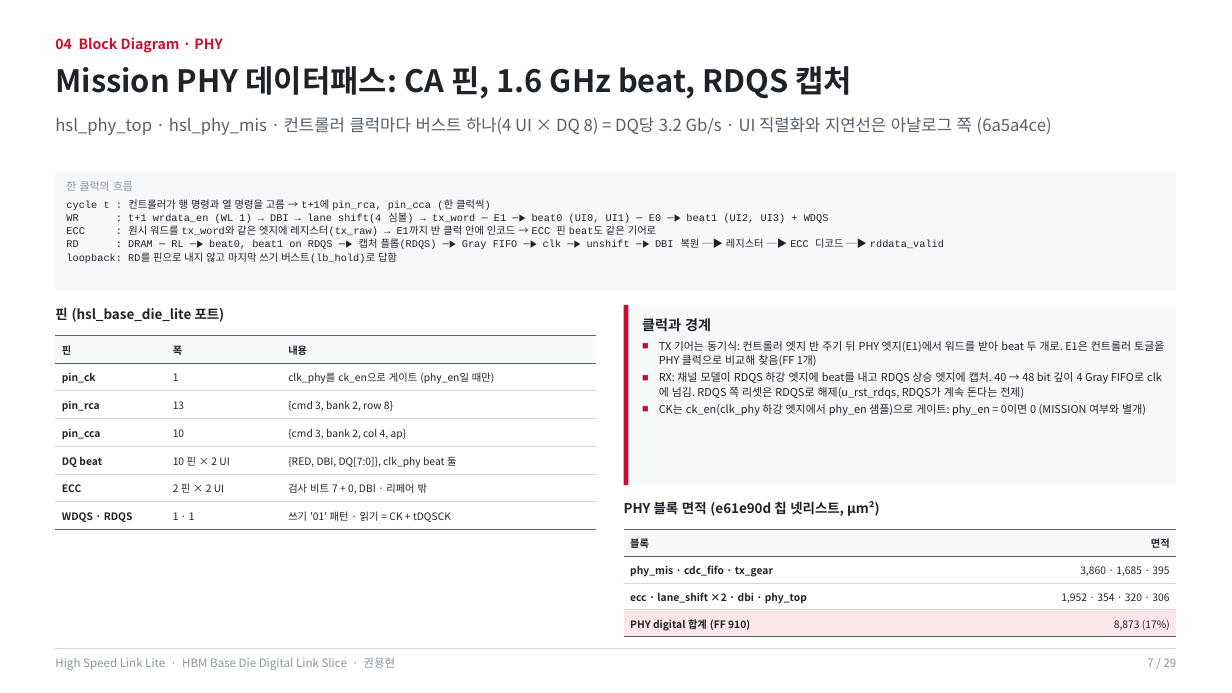
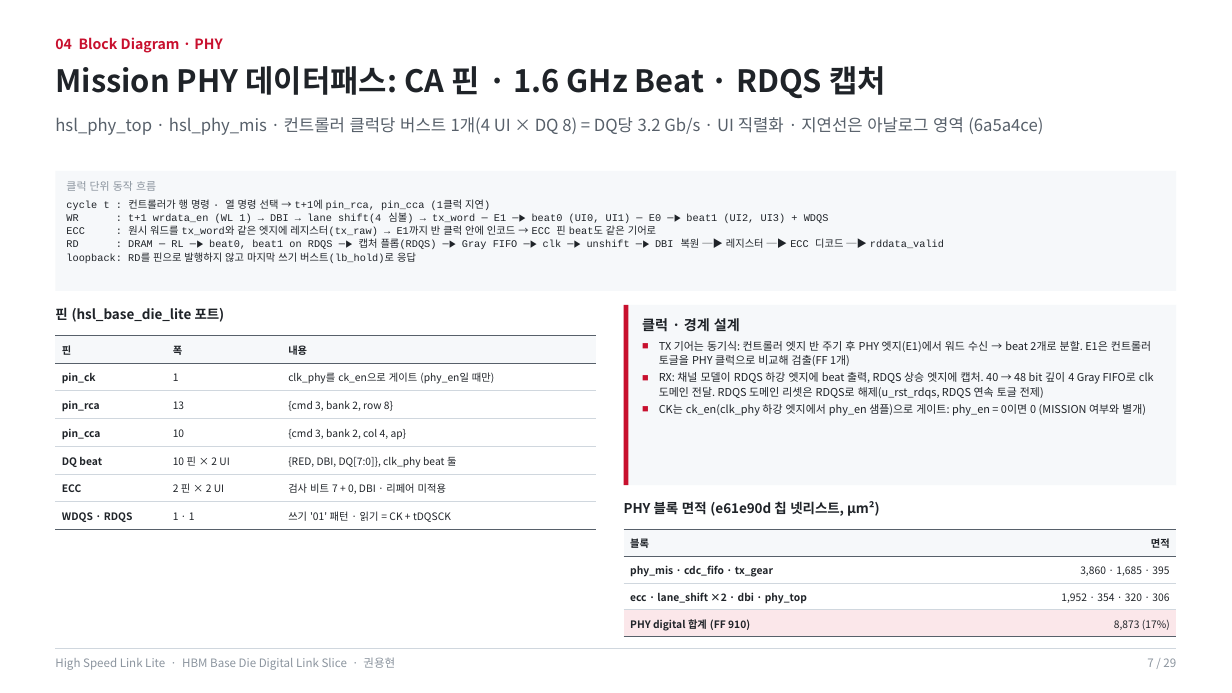
Before and after one commit to yhkwon-git/High_Speed_Link_Lite, a slide deck: slide 7 of portfolio-deck/HighSpeedLinkLite_Portfolio.pptx. Drawn at 1232x693 pixels with LibreOffice and Linux fonts; fonts in the diff are those of the drawing. Boxes give left, top, right and bottom in pixels: in the first picture for what was removed or moved away, otherwise in the second. Text is boxed around its words. In the diff, an @@ line names an element or a change of style, - is before the commit and + after.

```diff
--- a/portfolio-deck/HighSpeedLinkLite_Portfolio.pptx
+++ b/portfolio-deck/HighSpeedLinkLite_Portfolio.pptx
@@ text at box(55, 66, 886, 98): text changed @@
-Mission PHY 데이터패스: CA 핀, 1.6 GHz beat, RDQS 캡처
+Mission PHY 데이터패스: CA 핀 · 1.6 GHz Beat · RDQS 캡처
@@ text at box(55, 117, 1043, 135): text changed @@
-hsl_phy_top · hsl_phy_mis · 컨트롤러 클럭마다 버스트 하나(4 UI × DQ 8) = DQ당 3.2 Gb/s · UI 직렬화와 지연선은 아날로그 쪽 (6a5a4ce)
+hsl_phy_top · hsl_phy_mis · 컨트롤러 클럭당 버스트 1개(4 UI × DQ 8) = DQ당 3.2 Gb/s · UI 직렬화 · 지연선은 아날로그 영역 (6a5a4ce)
@@ text at box(66, 181, 490, 210): text changed @@
-한 클럭의 흐름
-cycle t : 컨트롤러가 행 명령과 열 명령을 고름 → t+1에 pin_rca, pin_cca (한 클럭씩)
+클럭 단위 동작 흐름
+cycle t : 컨트롤러가 행 명령 · 열 명령 선택 → t+1에 pin_rca, pin_cca (1클럭 지연)
@@ text at box(66, 252, 416, 263): text changed @@
-loopback: RD를 핀으로 내지 않고 마지막 쓰기 버스트(lb_hold)로 답함
+loopback: RD를 핀으로 발행하지 않고 마지막 쓰기 버스트(lb_hold)로 응답
@@ text at box(642, 318, 1154, 399): text changed @@
-클럭과 경계
-■ TX 기어는 동기식: 컨트롤러 엣지 반 주기 뒤 PHY 엣지(E1)에서 워드를 받아 beat 두 개로. E1은 컨트롤러 토글을 PHY 클럭으로 비교해 찾음(FF 1개)
-■ RX: 채널 모델이 RDQS 하강 엣지에 beat를 내고 RDQS 상승 엣지에 캡처. 40 → 48 bit 깊이 4 Gray FIFO로 clk에 넘김. RDQS 쪽 리셋은 RDQS로 해제(u_rst_rdqs, RDQS가 계속 돈다는 전제)
+클럭 · 경계 설계
+■ TX 기어는 동기식: 컨트롤러 엣지 반 주기 후 PHY 엣지(E1)에서 워드 수신 → beat 2개로 분할. E1은 컨트롤러 토글을 PHY 클럭으로 비교해 검출(FF 1개)
+■ RX: 채널 모델이 RDQS 하강 엣지에 beat 출력, RDQS 상승 엣지에 캡처. 40 → 48 bit 깊이 4 Gray FIFO로 clk 도메인 전달. RDQS 도메인 리셋은 RDQS로 해제(u_rst_rdqs, RDQS 연속 토글 전제)
@@ table at box(55, 335, 596, 530) @@
-row 6, column 3: 검사 비트 7 + 0, DBI · 리페어 밖
+row 6, column 3: 검사 비트 7 + 0, DBI · 리페어 미적용
```
Also in this commit, not shown: 26 other slides changed, 1 other file.
